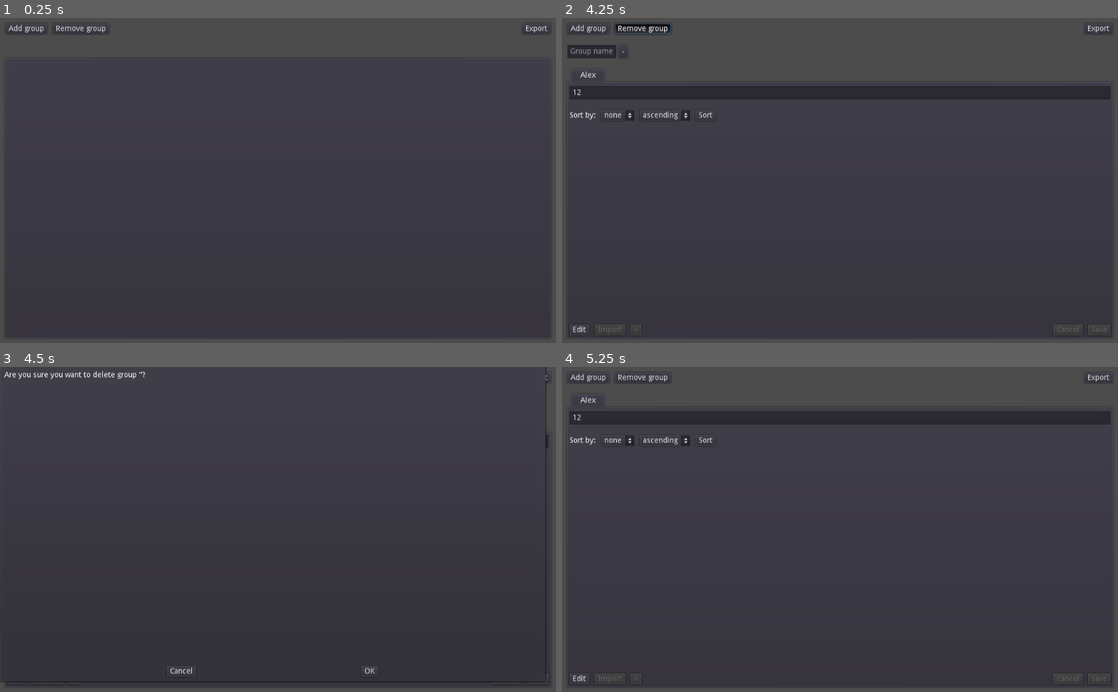
Above: before the commit, frames 1-4 (two rows, left to right).
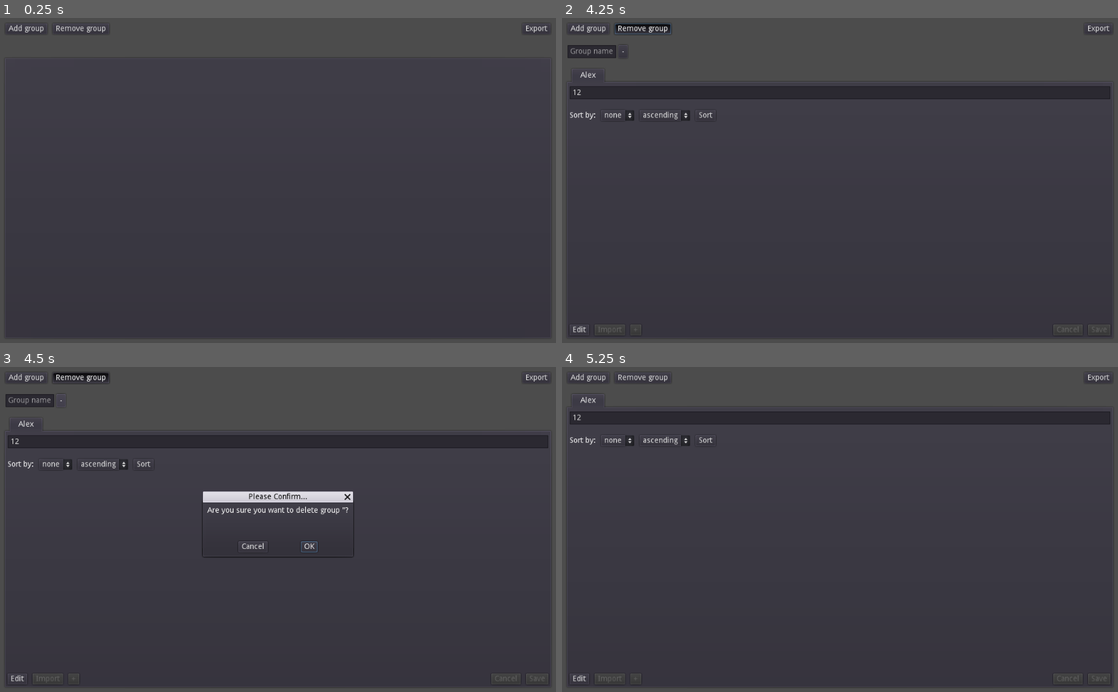
Above: after the commit, the same moments.

Repository: missing-semi-colon/backup_location_manager
Game: Godot game, scene res://Scenes_and_scripts/Main/Main.tscn
The game is run twice, just before and just after one commit, with the same random seed, the same clock (stepped at 60 frames per second) and the same inputs.
Inputs (mouse positions are in pixels of both pictures, inside the frame that each line leads up to):
- Up to frame 1 (0.25 s): no input
- Up to frame 2 (4.25 s): click "Add group" at 0.5 s; click (589, 50) at 1.27 s; type "Alex" at 1.35 s; click "+" at 2 s; click (840, 70) at 2.77 s; type "12" at 2.85 s; click "Remove group" at 3.5 s
- Up to frame 3 (4.5 s): click "-" at 4.25 s
- Up to frame 4 (5.25 s): click "OK" at 5 s

Frames 1-2 are identical in both runs. In frame 3, 2.9% of the frame differs, in the area x 0-99%, y 0-98%; in frame 4, nothing differs.

Commit message:
Confirmation popup when deleting a group is now the correct size

Diff:
--- a/program/Scenes_and_scripts/MainView/MainView.gd
+++ b/program/Scenes_and_scripts/MainView/MainView.gd
@@ -52,7 +52,7 @@
 			"confirmed", self, "_delete_group", [text], CONNECT_ONESHOT )
 		$ConfirmationDialog.get_cancel().connect(
 			"pressed", self, "_cancel_deletion", [], CONNECT_ONESHOT )
-		$ConfirmationDialog.show()
+		$ConfirmationDialog.popup_centered(Vector2(200, 100))
 
 func on_ExportButton_pressed() -> void:
 	var groups = IO.get_group_list(save_location)
